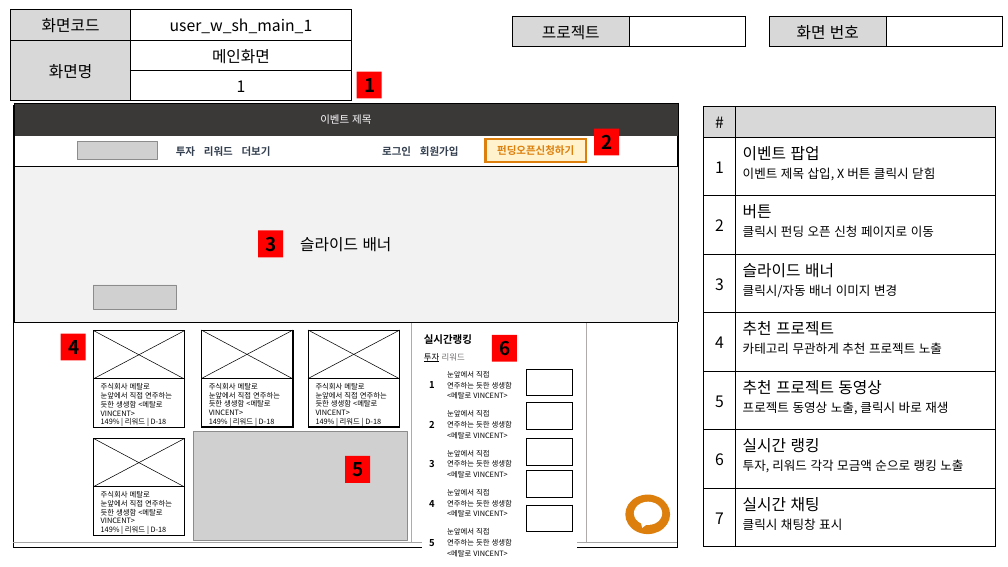
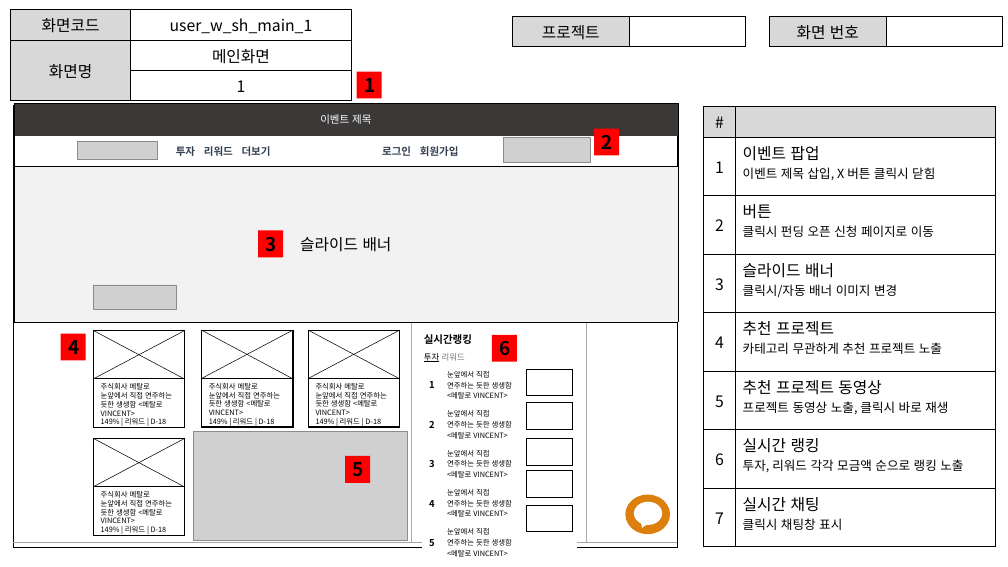
Before and after one commit to ezenteam2/EzenCrowdFunding, a slide deck: slide 7 of project03 화면설계서/project03 - 화면 설계서 - 서희.pptx. Drawn at 1008x567 pixels with LibreOffice and Linux fonts; fonts in the diff are those of the drawing; grey boxes stand for pictures; background and template pictures are left out. Boxes give left, top, right and bottom in pixels: in the first picture for what was removed or moved away, otherwise in the second. Text is boxed around its words. In the diff, an @@ line names an element or a change of style, - is before the commit and + after.

```diff
--- a/project03 화면설계서/project03 - 화면 설계서 - 서희.pptx
+++ b/project03 화면설계서/project03 - 화면 설계서 - 서희.pptx
@@ rectangle removed at [485, 139, 586, 162] @@
-펀딩오픈신청하기
@@ picture added at [504, 137, 590, 163] @@
```
Also in this commit, not shown: 13 other slides changed, 1 slide removed.
